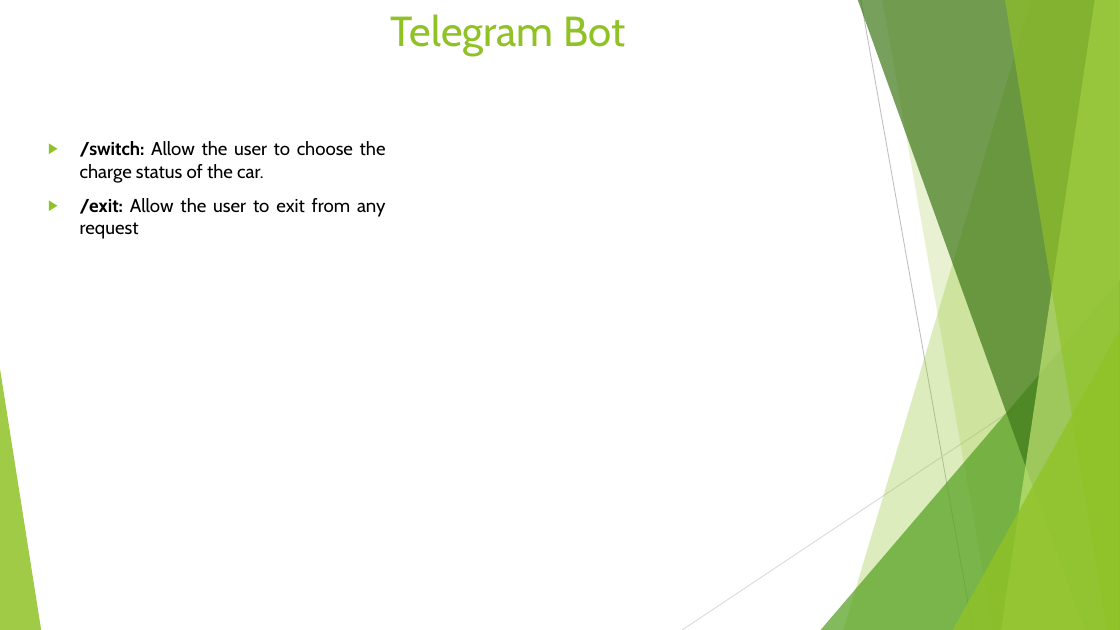
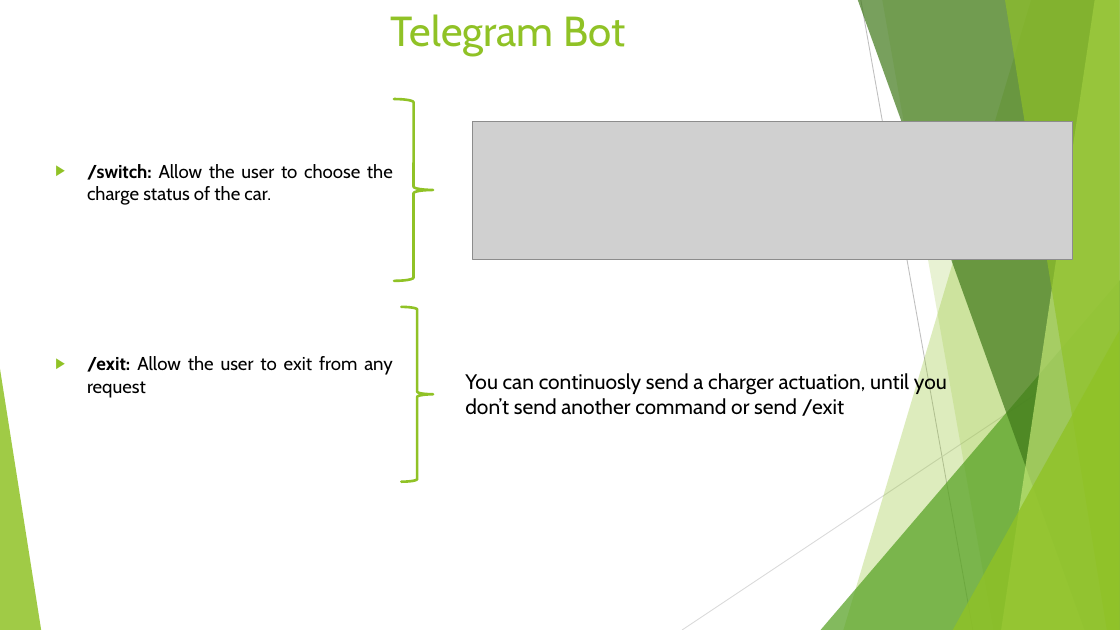
Before and after one commit to annageraci/Battery_Charger_Smart, a slide deck: slide 19 of Materiale Extra/Presentazione del progetto .pptx (slide 15 before the commit). Drawn at 1120x630 pixels with LibreOffice and Linux fonts; fonts in the diff are those of the drawing; grey boxes stand for pictures. Boxes give left, top, right and bottom in pixels: in the first picture for what was removed or moved away, otherwise in the second. Text is boxed around its words. In the diff, an @@ line names an element or a change of style, - is before the commit and + after.

```diff
--- a/Materiale Extra/Presentazione del progetto .pptx
+++ b/Materiale Extra/Presentazione del progetto .pptx
@@ right brace added at (x1=394, y1=99, x2=434, y2=281), outline #90C226 2.25 pt @@
@@ text "/switch: Allow the user to ..." rewrapped from (x1=80, y1=141, x2=386, y2=239) to (x1=87, y1=164, x2=393, y2=398) @@
@@ picture added at (x1=472, y1=121, x2=1073, y2=259) @@
@@ right brace added at (x1=402, y1=307, x2=434, y2=481), outline #90C226 2.25 pt @@
@@ text added at (x1=465, y1=371, x2=947, y2=416), 18 pt, text #000000 @@
+You can continuosly send a charger actuation, until you don’t send another command or send /exit
```
Also in this commit, not shown: 7 other slides changed, 5 slides added, 1 slide removed.
